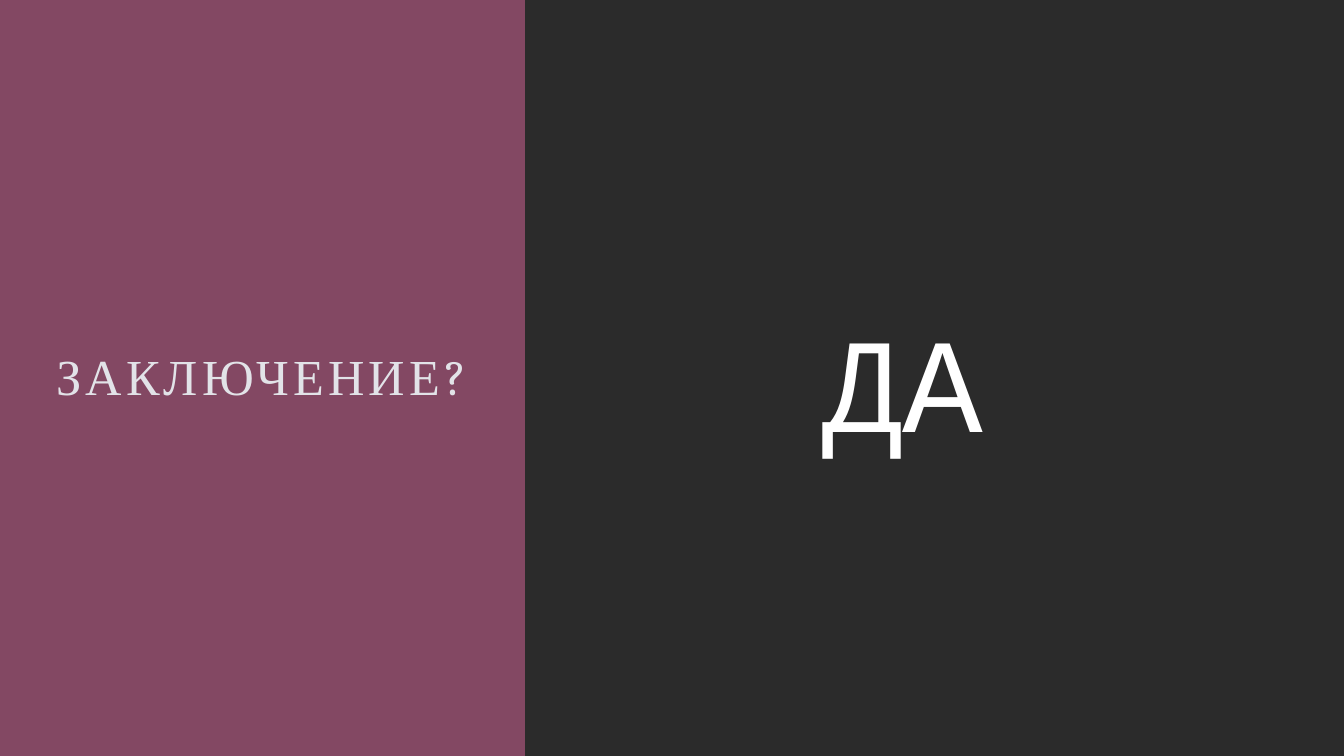
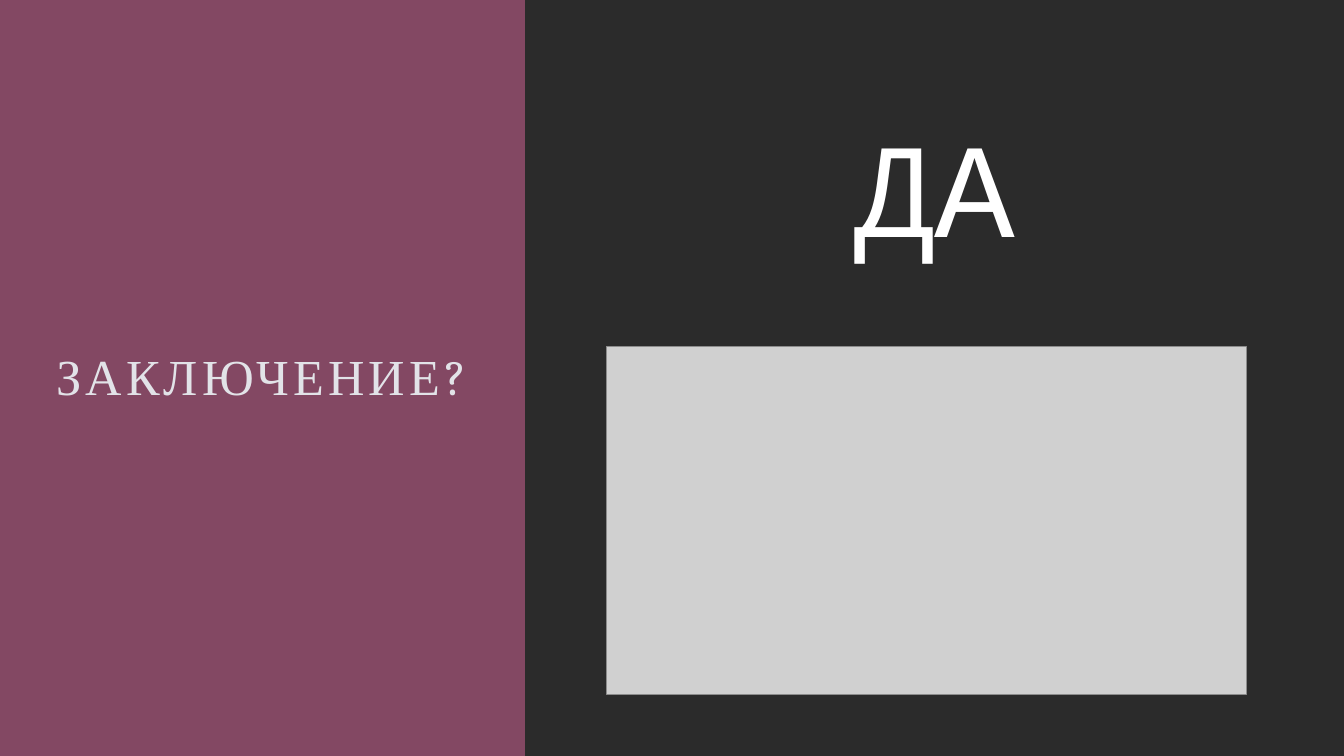
Before and after one commit to Def4ultxD/web, a slide deck: slide 13 of web/Презентация 2 (5).pptx. Drawn at 1344x756 pixels with LibreOffice and Linux fonts; fonts in the diff are those of the drawing; grey boxes stand for pictures; background and template pictures are left out; a plain dark background stands for a picture behind light text. Boxes give left, top, right and bottom in pixels: in the first picture for what was removed or moved away, otherwise in the second. Text is boxed around its words. In the diff, an @@ line names an element or a change of style, - is before the commit and + after.

```diff
--- a/web/Презентация 2 (5).pptx
+++ b/web/Презентация 2 (5).pptx
@@ text "ДА": place and size @@
-text "ДА" at [822,343,983,459]
+text "ДА" at [854,148,1015,264]
@@ picture added at [607,347,1247,695] @@
```
Also in this commit, not shown: 6 other slides changed, 1 slide added, 1 slide removed.
